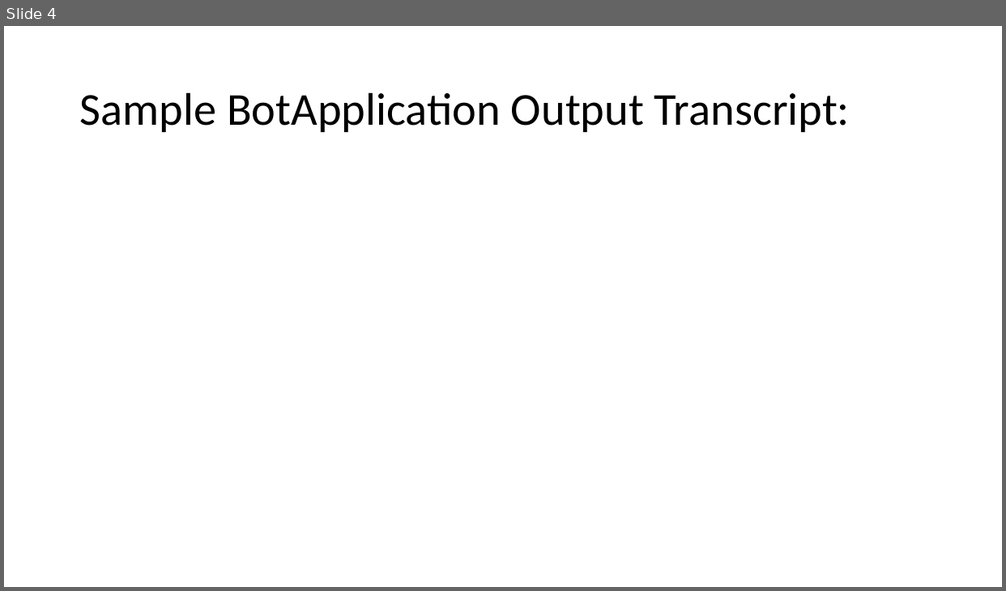
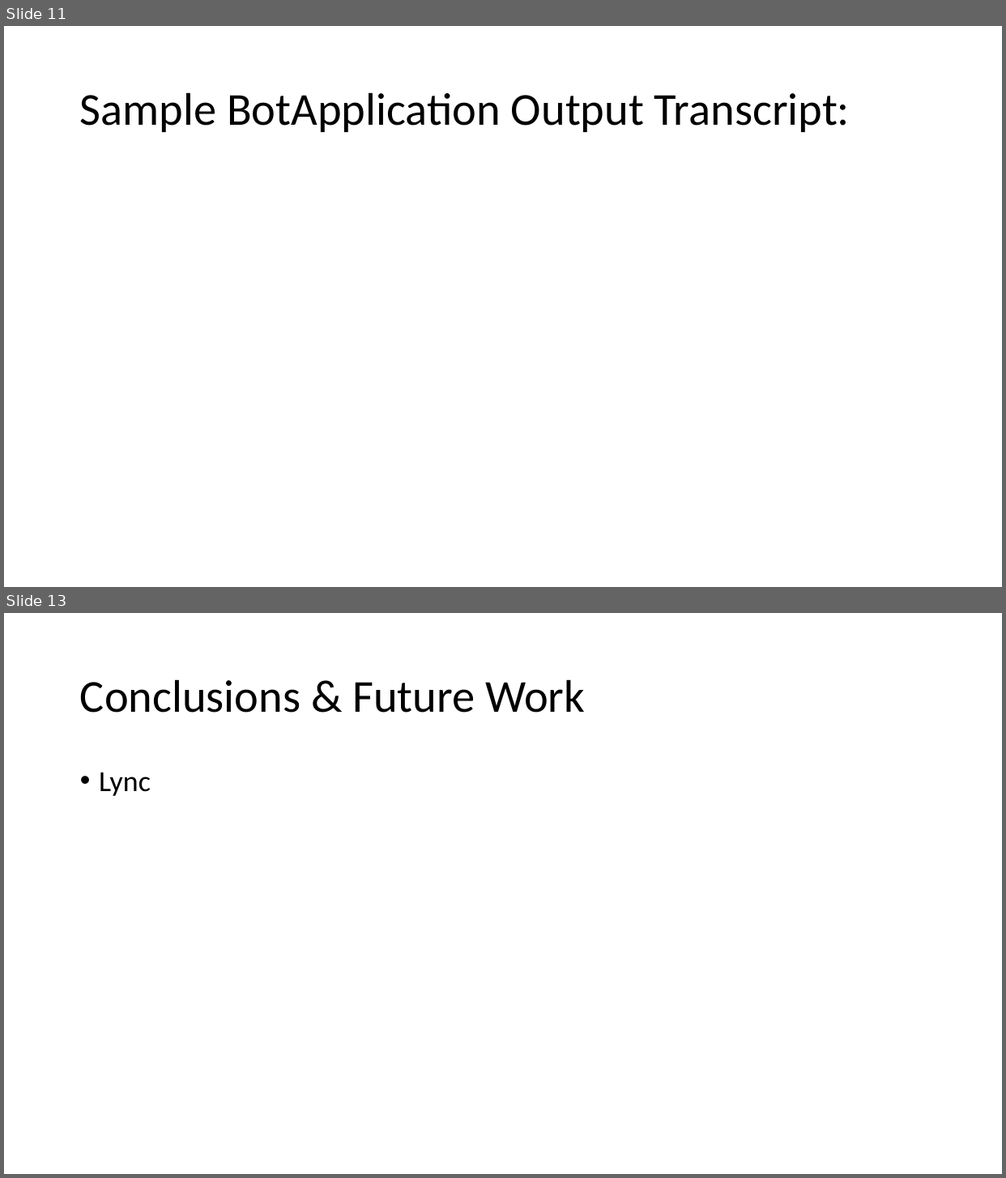
Before and after one commit to saluber/LyncMeetingTranscript, a slide deck: LyncMeetingTranscript.pptx. Shown one above the other, each under a label of ours: slide 4 before the commit, slides 11 and 13 after it; the slides between them are not shown. The pictures are 1006x591 and 1006x1178 pixels, drawn with LibreOffice and Linux fonts; fonts in the diff are those of the drawing. Boxes give left, top, right and bottom in pixels: in the first picture for what was removed or moved away, otherwise in the second. Text is boxed around its words. In the diff, an @@ line names an element or a change of style, - is before the commit and + after.

```diff
--- a/LyncMeetingTranscript.pptx
+++ b/LyncMeetingTranscript.pptx
@@ slide 13 added at box(4, 613, 1002, 1174), background #FFFFFF @@
@@ title added at box(80, 679, 585, 713), 44 pt, text #000000 @@
+Conclusions & Future Work
@@ text added at box(99, 773, 151, 796), 28 pt, text #000000 @@
+• Lync
@@ what was slide 4 is now slide 11 @@
```
Also in this commit, not shown: 1 slide changed, 12 other slides added, 1 slide removed, 13 other files.
